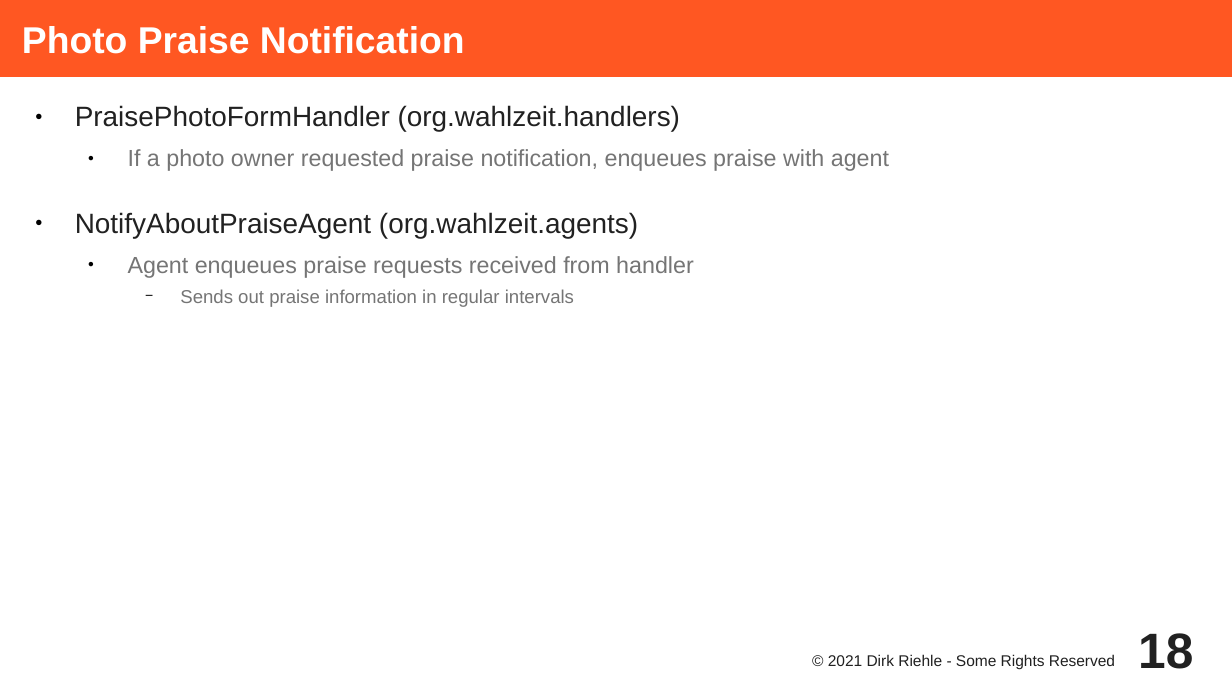
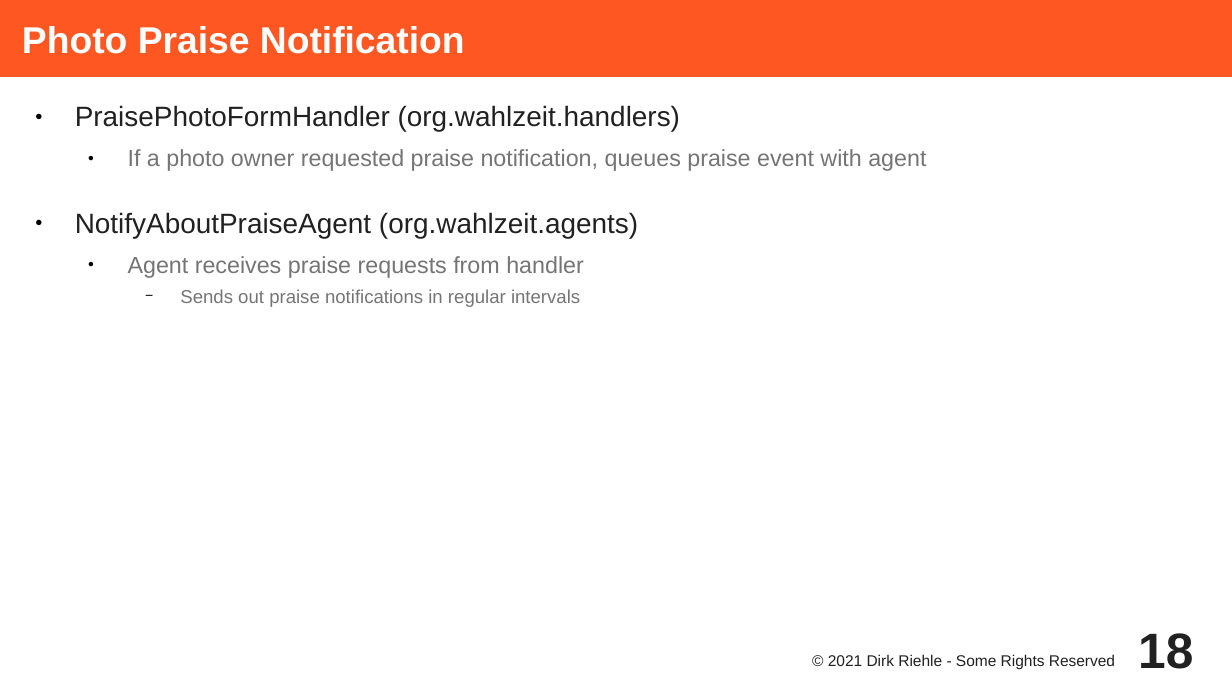
Before and after one commit to dirkriehle/adap-course, a slide deck: slide 18 of Lecture Slides/ADAP A03 - Wahlzeit Design.odp. Drawn at 1232x693 pixels with LibreOffice and Linux fonts; fonts in the diff are those of the drawing. Boxes give left, top, right and bottom in pixels: in the first picture for what was removed or moved away, otherwise in the second. Text is boxed around its words. In the diff, an @@ line names an element or a change of style, - is before the commit and + after.

```diff
--- a/Lecture Slides/ADAP A03 - Wahlzeit Design.odp
+++ b/Lecture Slides/ADAP A03 - Wahlzeit Design.odp
@@ text at (128, 149, 926, 171): text changed @@
-  ● If a photo owner requested praise notification, enqueues praise with agent
+  ● If a photo owner requested praise notification, queues praise event with agent
@@ text at (128, 256, 584, 307): text changed; size 15 to 12 pt @@
-  ● Agent enqueues praise requests received from handler
-    − Sends out praise information in regular intervals
+  ● Agent receives praise requests from handler
+    − Sends out praise notifications in regular intervals
```
Also in this commit, not shown: 2 other slides changed, 39 other files.
